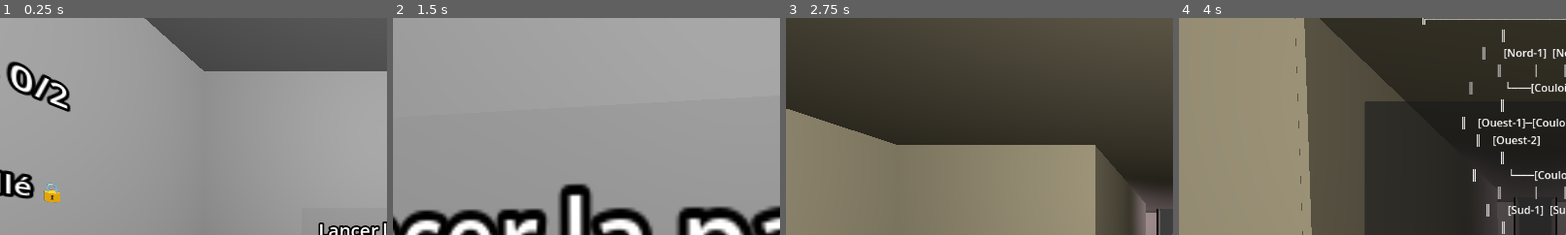
Above: before the commit, frames 1-4 (left to right).
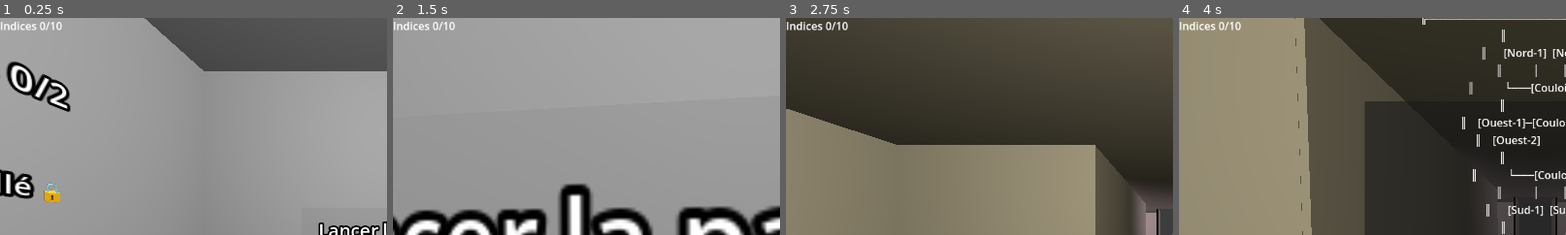
Above: after the commit, the same moments.

Repository: cegepmatane/projet-specialise-teegee6t9
Game: Godot game, scene res://Scenes/lobby.tscn
Two runs of this game, one before a commit and one after it. Both use one fixed random seed, a clock stepped at 60 frames per second and the inputs below.
Inputs (mouse positions are % of the whole screen's width and height, from its top left):
- Up to frame 1 (0.25 s): no input
- Up to frame 2 (1.5 s): tap Enter at 0.5 s; move the mouse to (55, 50) at 0.52 s; hold W (avancer) from 0.53 s (still down); tap E (interagir) at 0.6, 1.35 s; click (55, 50) at 0.67 s; tap Space (sauter) at 0.77 s; move the mouse to (45, 50) at 1.27 s; click (45, 50) at 1.42 s
- Up to frame 3 (2.75 s): keep holding W (avancer); tap Space (sauter) at 1.52 s; move the mouse to (52, 48) at 2.02 s; tap S (reculer) at 2.1 s; click (52, 48) at 2.17 s; tap E (interagir) at 2.3 s
- Up to frame 4 (4 s): keep holding W (avancer); move the mouse to (49, 52) at 2.77 s; tap M at 2.85 s; click (49, 52) at 2.92 s; tap Space (sauter) at 3.02, 3.77 s; tap E (interagir) at 3.05, 3.6 s; move the mouse to (57, 51) at 3.52 s; click (57, 51) at 3.67 s
The pictures show only the part of the screen within x 0-50%, y 0-50%; the shares and areas given below are measured in that part.

The runs differ from the first frame. In frame 1, 0.3% of the frame differs, in the area x 0-17%, y 1-6%; in frame 2, 0.3%; in frame 3, 0.3%; in frame 4, 0.3%.

Commit message:
casier et indices fonctionnels
#3

Diff:
--- a/Scenes/indice_simple.tscn
+++ b/Scenes/indice_simple.tscn
@@ -8,9 +8,11 @@
 [sub_resource type="BoxMesh" id="BoxMesh_1"]
 size = Vector3(0.2, 0.2, 0.2)
 
-[node name="Indice" type="Node3D" unique_id=1094977869]
+[sub_resource type="CapsuleShape3D" id="CapsuleShape3D_1ksvv"]
+
+[node name="Indice" type="Node3D" unique_id=565809873]
+transform = Transform3D(0.6, 0, 0, 0, 0.6, 0, 0, 0, 0.6, 0, 0, 0)
 script = ExtResource("1")
-id_indice = "indice_generic"
 description = "Indice trouvé dans le vaisseau."
 
 [node name="MeshHalo" type="MeshInstance3D" parent="." unique_id=1432621093]
@@ -24,3 +26,9 @@
 light_color = Color(0.6, 0.9, 1, 1)
 light_energy = 0.8
 omni_range = 2.5
+
+[node name="StaticBody3D" type="StaticBody3D" parent="." unique_id=372570198]
+
+[node name="CollisionShape3D" type="CollisionShape3D" parent="StaticBody3D" unique_id=1285852633]
+transform = Transform3D(0.3, 0, 0, 0, 0.5197611, 0, 0, 0, 0.3, 0, 0.24778, 0)
+shape = SubResource("CapsuleShape3D_1ksvv")
--- a/Scenes/joueur.tscn
+++ b/Scenes/joueur.tscn
@@ -26,7 +26,7 @@
 transform = Transform3D(1, 0, 0, 0, 1, 0, 0, 0, 1, 0, 0, -0.1262995)
 
 [node name="RayCast3D" type="RayCast3D" parent="tete/Camera3D" unique_id=1069972518]
-transform = Transform3D(1, 0, 0, 0, -4.371139e-08, -1, 0, 1, -4.371139e-08, 0, 0, -0.2)
+transform = Transform3D(1.5, 0, 0, 0, -6.556708e-08, -1.5, 0, 1.5, -6.556708e-08, 0, 0, -0.2)
 script = ExtResource("3_8mied")
 
 [node name="HUD" type="CanvasLayer" parent="." unique_id=1651506409]
@@ -46,3 +46,8 @@
 text = "+"
 horizontal_alignment = 1
 vertical_alignment = 1
+
+[node name="IndiceLabel" type="Label" parent="HUD" unique_id=745615405]
+offset_right = 40.0
+offset_bottom = 23.0
+horizontal_alignment = 2
--- a/Scenes/level.tscn
+++ b/Scenes/level.tscn
@@ -836,6 +836,7 @@
 transform = Transform3D(24, 0, 0, 0, 5, 0, 0, 0, 0.2, 0, 2.5, -3)
 
 [node name="CollisionShape3D" type="CollisionShape3D" parent="Structure/AileOuest/CouloirOuest/BaieVitreeGauche" unique_id=1296230239]
+transform = Transform3D(0.75, 0, 0, 0, 1, 0, 0, 0, 1, 0.124, 0, 0)
 shape = SubResource("BoxShape3D_mur")
 
 [node name="MeshInstance3D" type="MeshInstance3D" parent="Structure/AileOuest/CouloirOuest/BaieVitreeGauche" unique_id=1147124399]
--- a/Scenes/meuble_casier_metal.tscn
+++ b/Scenes/meuble_casier_metal.tscn
@@ -1,8 +1,9 @@
 [gd_scene format=3 uid="uid://c4brrj3m2260o"]
 
-[ext_resource type="Script" uid="uid://bkcexbpvmpnci" path="res://Scripts/porte.gd" id="1"]
 [ext_resource type="Script" uid="uid://ion8o2ypnw7j" path="res://Scripts/casier_interactif.gd" id="2"]
 [ext_resource type="PackedScene" uid="uid://bluj634yy4hyi" path="res://Scenes/indice_simple.tscn" id="3"]
+
+[sub_resource type="BoxShape3D" id="BoxShape3D_swxnn"]
 
 [sub_resource type="BoxMesh" id="1"]
 size = Vector3(0.03, 2.4, 0.8)
@@ -18,6 +19,8 @@
 
 [sub_resource type="BoxMesh" id="5"]
 size = Vector3(0.03, 2.3, 0.75)
+
+[sub_resource type="BoxShape3D" id="BoxShape3D_1k4di"]
 
 [sub_resource type="Animation" id="7"]
 resource_name = "Fermer"
@@ -71,8 +74,11 @@
 &"RESET": SubResource("Animation_wflhs")
 }
 
-[node name="CasierMetal" type="Node3D" unique_id=1313844726]
-script = ExtResource("2")
+[node name="CasierMetal" type="StaticBody3D" unique_id=1425219784]
+
+[node name="CollisionShape3D" type="CollisionShape3D" parent="." unique_id=472424652]
+transform = Transform3D(0.8, 0, 0, 0, 2.4, 0, 0, 0, 0.35, 0, 1.2, -0.1)
+shape = SubResource("BoxShape3D_swxnn")
 
 [node name="MurGauche" type="MeshInstance3D" parent="." unique_id=260605984]
 transform = Transform3D(1, 0, 0, 0, 1, 0, 0, 0, 1, -0.385, 1.2, 0)
@@ -102,6 +108,9 @@
 transform = Transform3D(1, 0, 0, 0, 1, 0, 0, 0, 1, 0, 1, 0)
 mesh = SubResource("4")
 
+[node name="Marker3D" type="Marker3D" parent="EtagereMilieu" unique_id=1321593832]
+transform = Transform3D(1, 0, 0, 0, 1, 0, 0, 0, 1, 0, 0.15, 0)
+
 [node name="EtagereBas" type="MeshInstance3D" parent="." unique_id=138633217]
 transform = Transform3D(1, 0, 0, 0, 1, 0, 0, 0, 1, 0, 0.3, 0)
 mesh = SubResource("4")
@@ -117,11 +126,16 @@
 mesh = SubResource("5")
 skeleton = NodePath("../..")
 
-[node name="PorteInteract" type="StaticBody3D" parent="FaçadePorte/Pivot" unique_id=1626786842]
+[node name="PorteInteract" type="StaticBody3D" parent="FaçadePorte/Pivot" unique_id=1626786842 node_paths=PackedStringArray("animation_joueur")]
 transform = Transform3D(1, 0, 0, 0, 1, 0, 0, 0, 1, -0.00028458238, 0, -0.37397993)
-script = ExtResource("1")
+script = ExtResource("2")
 animation_joueur = NodePath("../../../AnimationPlayer")
 indice_scene = ExtResource("3")
+point_spawn_indice = NodePath("../../../EtagereMilieu/Marker3D")
+
+[node name="CollisionShape3D" type="CollisionShape3D" parent="FaçadePorte/Pivot/PorteInteract" unique_id=1407086304]
+transform = Transform3D(0.03, 0, 0, 0, 2.3, 0, 0, 0, 0.75, 0.015, 0, 0)
+shape = SubResource("BoxShape3D_1k4di")
 
 [node name="AnimationPlayer" type="AnimationPlayer" parent="." unique_id=914186727]
 libraries/ = SubResource("8")
--- /dev/null
+++ b/Scripts/IndiceManager.gd
@@ -0,0 +1,21 @@
+extends Node
+
+var _prochain_id: int = 1
+var _indices_total: int = 10
+var _indices_ramasses: Dictionary = {} # id -> true
+
+func enregistrer_indice() -> String:
+	var id := "indice_%d" % _prochain_id
+	_prochain_id += 1
+	return id
+
+func ramasser_indice(id_indice: String) -> void:
+	if id_indice == "":
+		return
+	_indices_ramasses[id_indice] = true
+
+func obtenir_nombre_trouves() -> int:
+	return _indices_ramasses.size()
+
+func obtenir_nombre_total() -> int:
+	return _indices_total
--- a/Scripts/boite_fouillable.gd
+++ b/Scripts/boite_fouillable.gd
@@ -1,16 +1,37 @@
 extends StaticBody3D
 
 @export var indice_scene: PackedScene
+@export var offset_spawn: Vector3 = Vector3(0, 0.8, 0)
+
 var fouillee: bool = false
+var _en_destruction: bool = false
+
 
 func interact() -> void:
-	if fouillee:
+	# Sécurité absolue
+	if not is_instance_valid(self):
 		return
+	if not is_inside_tree():
+		return
+	if fouillee or _en_destruction:
+		return
+
 	fouillee = true
+	_en_destruction = true
 
+	# On capture le transform AVANT toute suppression
+	var spawn_pos: Vector3 = global_transform.origin + offset_spawn
+
+	# Spawn de l'indice
 	if indice_scene:
-		var indice: Node3D = indice_scene.instantiate()
-		indice.global_transform.origin = global_transform.origin + Vector3(0, 0.8, 0)
-		get_tree().current_scene.add_child(indice)
+		var indice := indice_scene.instantiate()
 
+		if indice is Node3D:
+			var indice_3d := indice as Node3D
+			get_tree().current_scene.add_child(indice_3d)
+			indice_3d.global_transform.origin = spawn_pos
+		else:
+			push_warning("indice_scene doit avoir un Node3D comme racine")
+
+	# Suppression en toute fin
 	queue_free()
--- a/Scripts/casier_interactif.gd
+++ b/Scripts/casier_interactif.gd
@@ -1,31 +1,58 @@
 extends Node3D
 
-@export var porte_interact: NodePath
+@export var animation_joueur: AnimationPlayer
 @export var indice_scene: PackedScene
 @export var point_spawn_indice: NodePath
 
+var basculer: bool = false
+var interactive: bool = true
 var _indice_spawn: bool = false
+var _en_traitement: bool = false
+
 
 func interact() -> void:
-	# Délègue d'abord à la porte pour l'animation (si présente)
-	if porte_interact != NodePath(""):
-		var porte = get_node_or_null(porte_interact)
-		if porte and porte.has_method("interact"):
-			porte.interact()
-
-	if _indice_spawn or indice_scene == null:
+	# Sécurités
+	if not is_instance_valid(self):
+		return
+	if not is_inside_tree():
+		return
+	if not interactive or _en_traitement:
 		return
 
-	_indice_spawn = true
+	interactive = false
+	_en_traitement = true
+	basculer = !basculer
 
-	var indice: Node3D = indice_scene.instantiate()
-	var cible_parent: Node3D = get_tree().current_scene
-	var spawn_origin: Vector3 = global_transform.origin + Vector3(0, 1.0, 0)
+	# Animation
+	if animation_joueur:
+		if basculer:
+			animation_joueur.play("Ouvrir")
+		else:
+			animation_joueur.play("Fermer")
+
+	# Calcul du spawn sécurisé
+	var spawn_pos: Vector3 = global_transform.origin + Vector3(0, 1.0, 0)
 
 	if point_spawn_indice != NodePath(""):
 		var point = get_node_or_null(point_spawn_indice)
-		if point and point is Node3D:
-			spawn_origin = (point as Node3D).global_transform.origin
+		if point and point is Node3D and point.is_inside_tree():
+			spawn_pos = (point as Node3D).global_transform.origin
 
-	indice.global_transform.origin = spawn_origin
-	cible_parent.add_child(indice)
+	# Spawn uniquement à la première ouverture
+	if basculer and not _indice_spawn and indice_scene:
+		_indice_spawn = true
+
+		var indice := indice_scene.instantiate()
+
+		if indice is Node3D:
+			var indice_3d := indice as Node3D
+			get_tree().current_scene.add_child(indice_3d)
+			indice_3d.global_transform.origin = spawn_pos
+		else:
+			push_warning("indice_scene doit avoir un Node3D comme racine")
+
+	# Cooldown propre
+	await get_tree().create_timer(1.0).timeout
+
+	interactive = true
+	_en_traitement = false
--- a/Scripts/indice.gd
+++ b/Scripts/indice.gd
@@ -1,4 +1,23 @@
 extends Node3D
 
-@export var id_indice: String = ""
 @export var description: String = ""
+
+var _ramasse: bool = false
+var _id_indice: String = ""
+
+func _ready() -> void:
+	# Demande un ID unique automatiquement au manager
+	_id_indice = IndiceManager.enregistrer_indice()
+
+func interact() -> void:
+	if _ramasse:
+		return
+
+	_ramasse = true
+
+	if _id_indice != "":
+		IndiceManager.ramasser_indice(_id_indice)
+
+	# ici tu peux jouer un son / anim si tu veux
+
+	queue_free()
--- a/Scripts/joueur.gd
+++ b/Scripts/joueur.gd
@@ -6,6 +6,12 @@
 var gravite = ProjectSettings.get_setting("physics/3d/default_gravity")
 
 @onready var rayon_interaction: RayCast3D = $tete/Camera3D/RayCast3D
+@onready var label_indices: Label = $HUD/IndiceLabel
+
+
+func _ready() -> void:
+	_mettre_a_jour_compteur_indices()
+
 
 func _physics_process(delta: float) -> void:
 	if not is_on_floor():
@@ -16,6 +22,7 @@
 
 	var input_dir := Input.get_vector("gauche", "droite", "avancer", "reculer")
 	var direction := (transform.basis * Vector3(input_dir.x, 0, input_dir.y)).normalized()
+
 	if direction:
 		velocity.x = direction.x * VITESSE
 		velocity.z = direction.z * VITESSE
@@ -26,8 +33,14 @@
 	move_and_slide()
 
 
+func _process(_delta: float) -> void:
+	_mettre_a_jour_compteur_indices()
+
+
 func _unhandled_input(event: InputEvent) -> void:
-	if event is InputEventMouseButton and event.pressed and event.button_index == MOUSE_BUTTON_LEFT:
+	if event is InputEventMouseButton \
+	and event.pressed \
+	and event.button_index == MOUSE_BUTTON_LEFT:
 		_tenter_interaction()
 
 
@@ -39,17 +52,40 @@
 		return
 
 	var touche: Object = rayon_interaction.get_collider()
-	if touche == null:
+
+	# Sécurité supplémentaire
+	if touche == null or not is_instance_valid(touche):
 		return
 
 	var noeud: Object = touche
+
+	# On remonte jusqu'à 4 parents max
 	for i in range(4):
 		if noeud == null:
 			break
+
+		# 🔐 Sécurité critique ici
+		if not is_instance_valid(noeud):
+			break
+
+		if noeud is Node and not (noeud as Node).is_inside_tree():
+			break
+
 		if noeud.has_method("interact"):
 			noeud.interact()
 			return
+
 		if noeud is Node:
 			noeud = (noeud as Node).get_parent()
 		else:
 			break
+
+
+func _mettre_a_jour_compteur_indices() -> void:
+	if label_indices == null:
+		return
+
+	var trouves := IndiceManager.obtenir_nombre_trouves()
+	var total := IndiceManager.obtenir_nombre_total()
+
+	label_indices.text = "Indices %d/%d" % [trouves, total]
--- a/project.godot
+++ b/project.godot
@@ -14,6 +14,10 @@
 run/main_scene="uid://btirb8ax0u6mo"
 config/features=PackedStringArray("4.6", "Forward Plus")
 config/icon="res://icon.svg"
+
+[autoload]
+
+IndiceManager="*uid://b4hikvqe70a7"
 
 [input]
 
Not shown, added: Scripts/IndiceManager.gd.uid
